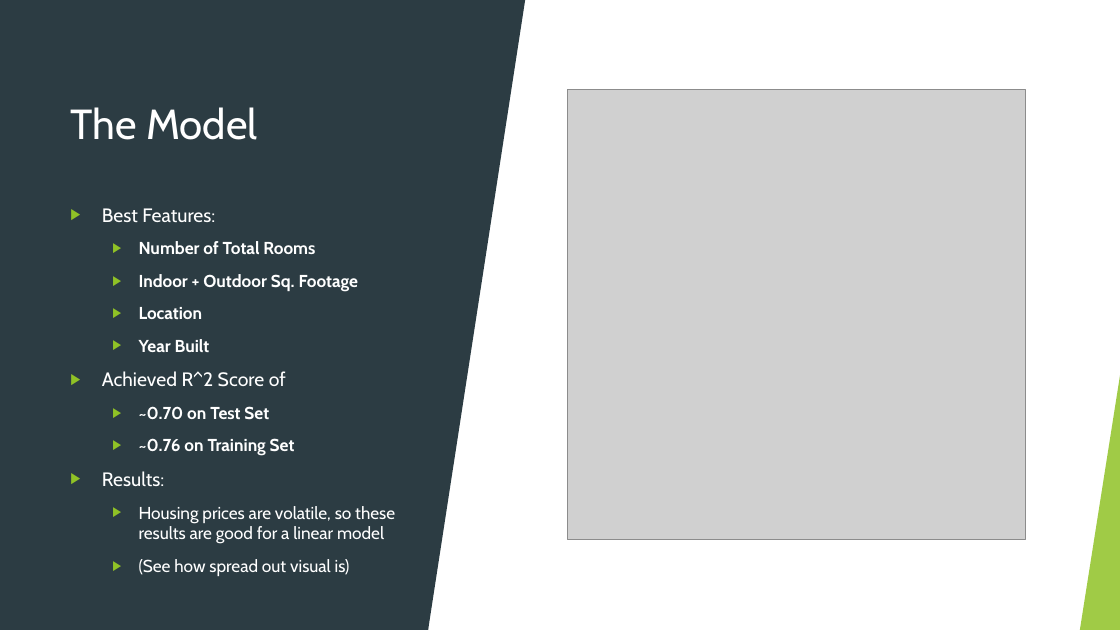
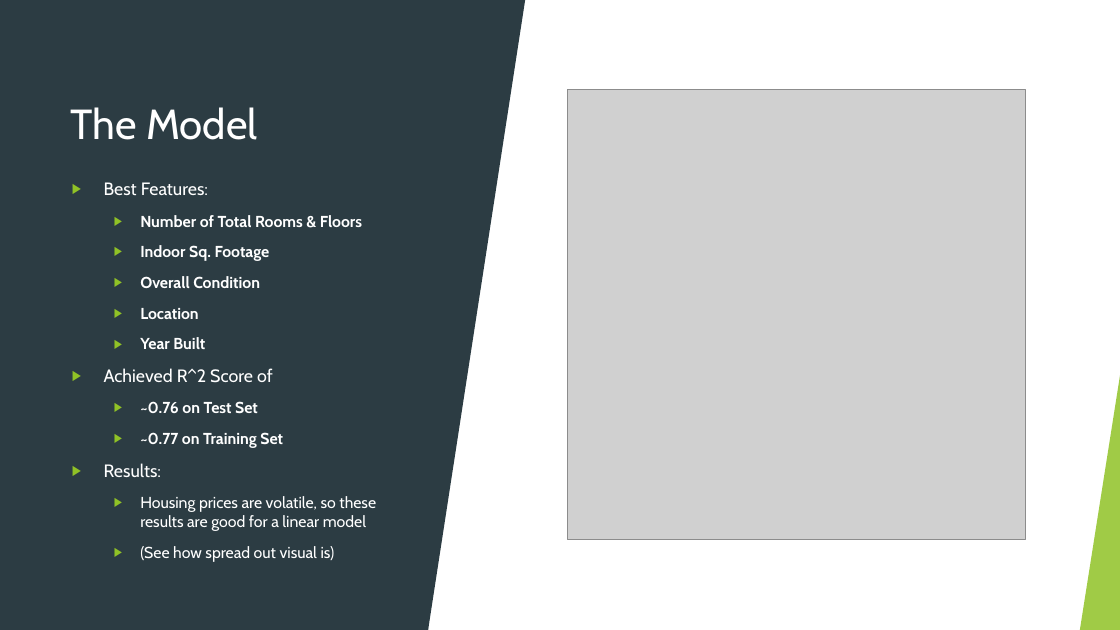
Before and after one commit to arcaputo3/dsc-1-final-project-online-ds-sp-000, a slide deck: slide 8 of Linear Regression Modeling.pptx. Drawn at 1120x630 pixels with LibreOffice and Linux fonts; fonts in the diff are those of the drawing; grey boxes stand for pictures. Boxes give left, top, right and bottom in pixels: in the first picture for what was removed or moved away, otherwise in the second. Text is boxed around its words. In the diff, an @@ line names an element or a change of style, - is before the commit and + after.

```diff
--- a/Linear Regression Modeling.pptx
+++ b/Linear Regression Modeling.pptx
@@ text "Best Features:": place and size @@
-text "Best Features:" at (102,208,395,576)
+text "Best Features:" at (104,182,376,558)
@@ text at (104,182,376,558): size 16.6 to 15.3 pt in "Best Features:", "Achieved R^2 Score of", "Results:"; size 14.8 to 13.6 pt in "Location", "Year Built", "Housing prices are volatile, so these results ...", "(See how spread out visual is)" @@
@@ text at (140,215,362,288): text changed; size 14.8 to 13.6 pt @@
-  ▶ Number of Total Rooms
-  ▶ Indoor + Outdoor Sq. Footage
+  ▶ Number of Total Rooms & Floors
+  ▶ Indoor Sq. Footage
+  ▶ Overall Condition
@@ text at (140,401,283,448): text changed; size 14.8 to 13.6 pt @@
-  ▶ ~0.70 on Test Set
-  ▶ ~0.76 on Training Set
+  ▶ ~0.76 on Test Set
+  ▶ ~0.77 on Training Set
```
Also in this commit, not shown: 1 other slide changed, 1 slide added, 1 other file.
